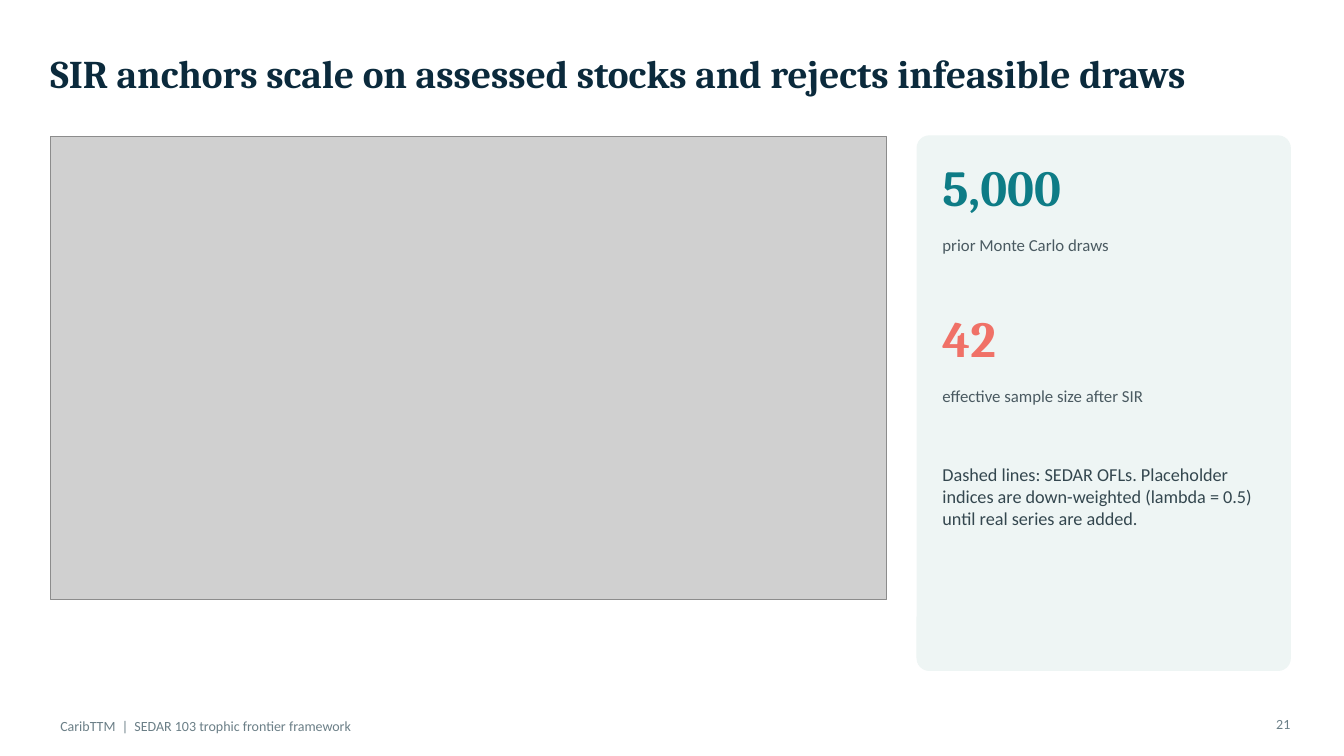
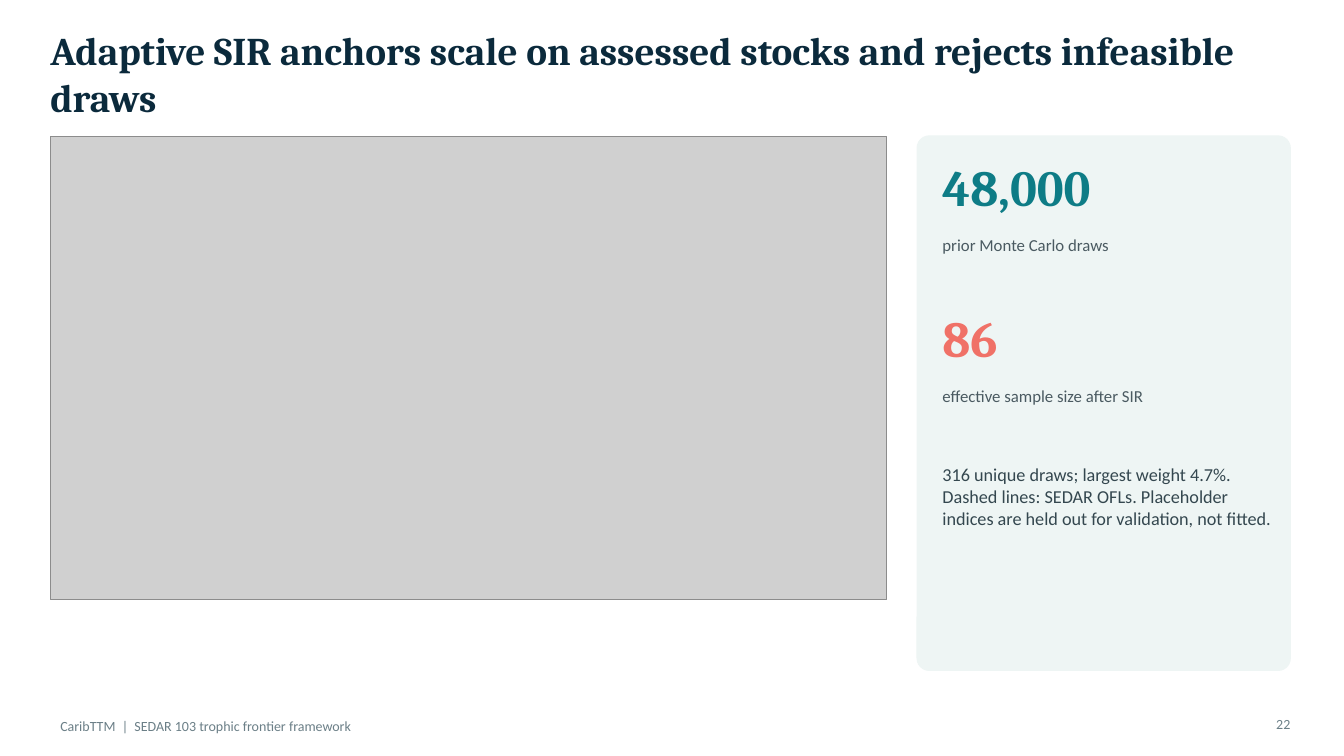
Before and after one commit to mattwoodstock/CaribTrophicTransfer, a slide deck: slide 22 of docs/presentation/CaribTTM_StCroix_Trap.pptx (slide 21 before the commit). Drawn at 1344x756 pixels with LibreOffice and Linux fonts; fonts in the diff are those of the drawing; grey boxes stand for pictures. Boxes give left, top, right and bottom in pixels: in the first picture for what was removed or moved away, otherwise in the second. Text is boxed around its words. In the diff, an @@ line names an element or a change of style, - is before the commit and + after.

```diff
--- a/docs/presentation/CaribTTM_StCroix_Trap.pptx
+++ b/docs/presentation/CaribTTM_StCroix_Trap.pptx
@@ title at (50,37,1234,113): text changed @@
-SIR anchors scale on assessed stocks and rejects infeasible draws
+Adaptive SIR anchors scale on assessed stocks and rejects infeasible draws
@@ text at (942,171,1090,213): text changed @@
-5,000
+48,000
@@ text at (942,323,997,358): text changed @@
-42
+86
@@ text at (942,468,1271,527): text changed @@
-Dashed lines: SEDAR OFLs. Placeholder indices are down-weighted (lambda = 0.5) until real series are added.
+316 unique draws; largest weight 4.7%. Dashed lines: SEDAR OFLs. Placeholder indices are held out for validation, not fitted.
@@ page number at (1276,720,1290,729): text changed @@
-21
+22
```
Also in this commit, not shown: 11 other slides changed, 6 slides added, 1 other file.
